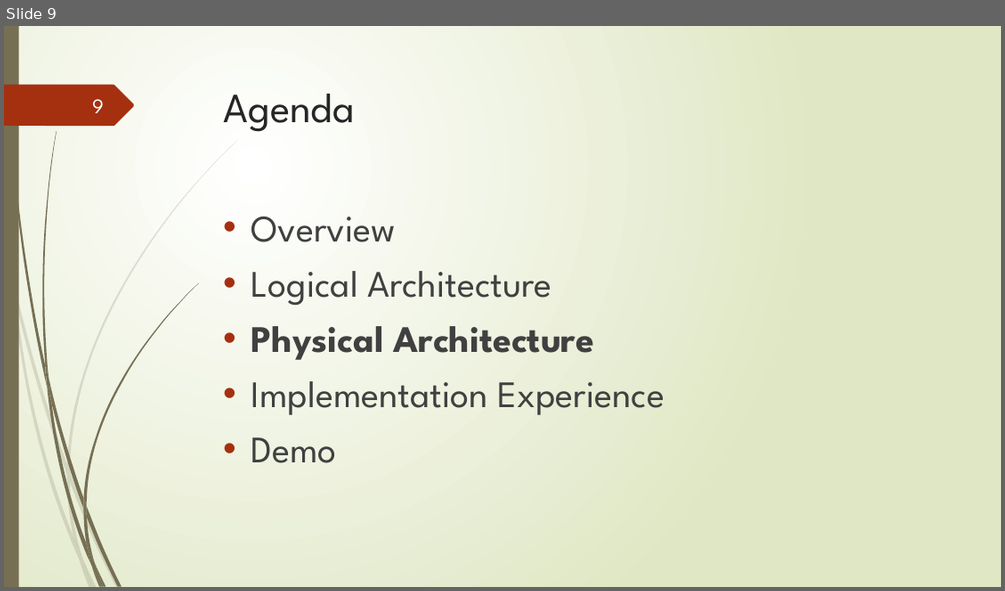
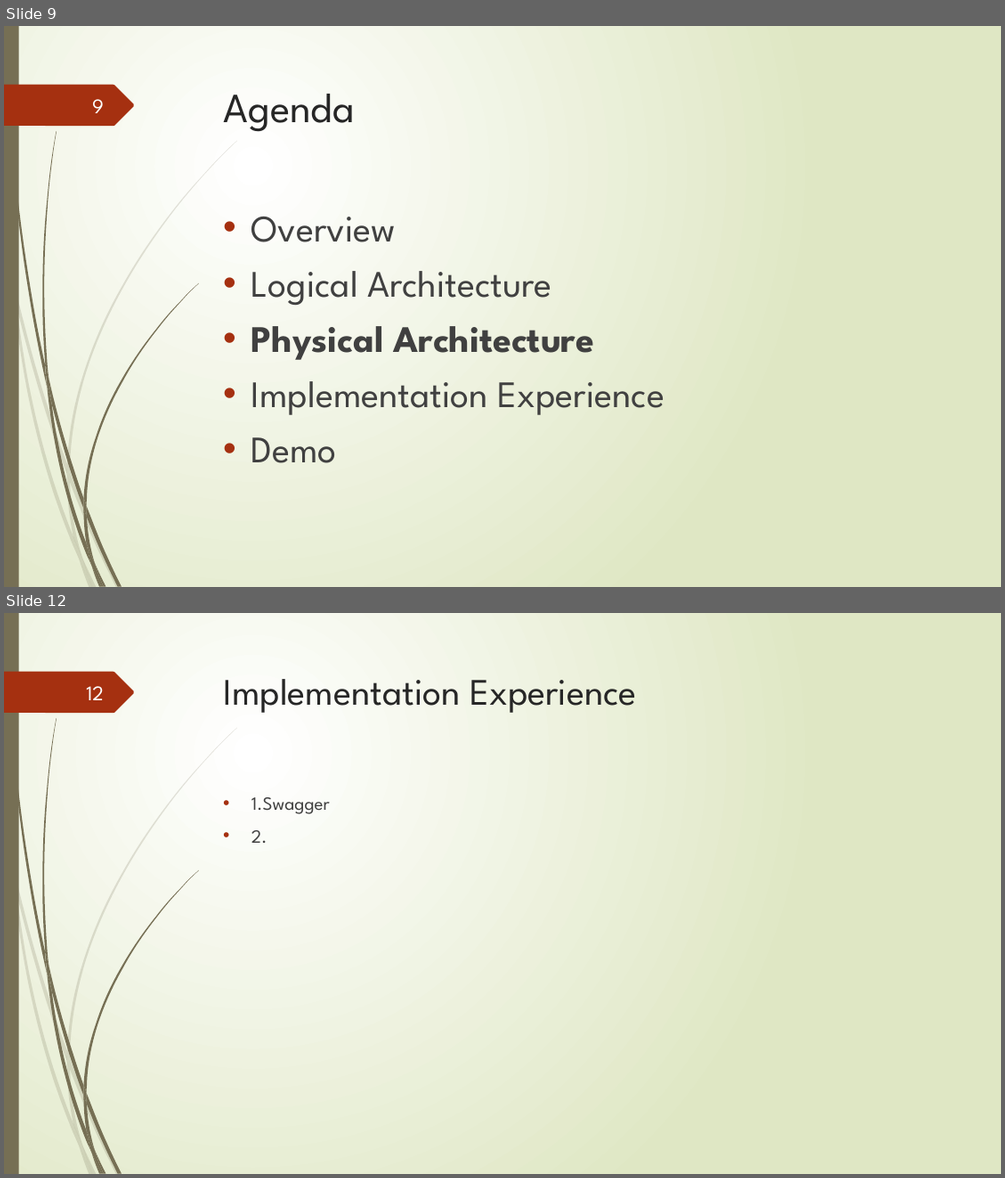
Before and after one commit to zouxuan2019/Document, a slide deck: Project_ZX.pptx. Shown one above the other, each under a label of ours: slide 9 before the commit, slides 9 and 12 after it; the slides between them are not shown. The pictures are 1005x591 and 1005x1178 pixels, drawn with LibreOffice and Linux fonts; fonts in the diff are those of the drawing. Boxes give left, top, right and bottom in pixels: in the first picture for what was removed or moved away, otherwise in the second. Text is boxed around its words. In the diff, an @@ line names an element or a change of style, - is before the commit and + after.

```diff
--- a/Project_ZX.pptx
+++ b/Project_ZX.pptx
@@ slide 12 added at (4, 613, 1001, 1174), background gradient #FFFFFF to #DFE8C4; not listed: 24 template elements that a slide beside it also shows @@
@@ page number added at (86, 686, 104, 700), 20 pt, text #FEFFFF @@
+12
@@ title added at (224, 679, 637, 713), 36 pt, text #262626 @@
+Implementation Experience
@@ text added at (251, 797, 330, 843), 18 pt, text #404040 @@
+• 1.Swagger
+• 2.
```
Also in this commit, not shown: 2 other slides added, 3 other files.
